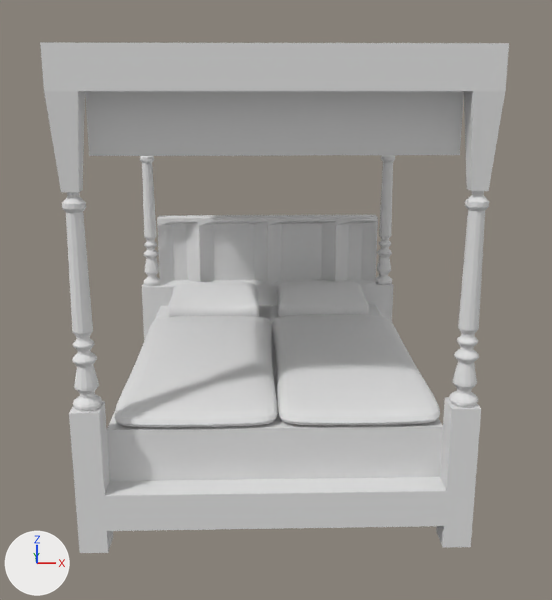
The Blender file PSMG_SS_2015_VGHS/Assets/3D/Bedroom/bed.blend, before and after one commit.
Camera for both pictures: a 50 mm camera at (-0.17, -3.58, 4.07) aimed at (0.05, 4.73, 1.8). Arrows for +X, +Y and +Z are at lower left; the lights stay in place.

In view in the first picture: 'Bett-Decke', 'Bettgestell', 'Bettpfosten', 'Kissen1', 'Kissen1.001', 'Kissen1.002', 'Kissen2'.
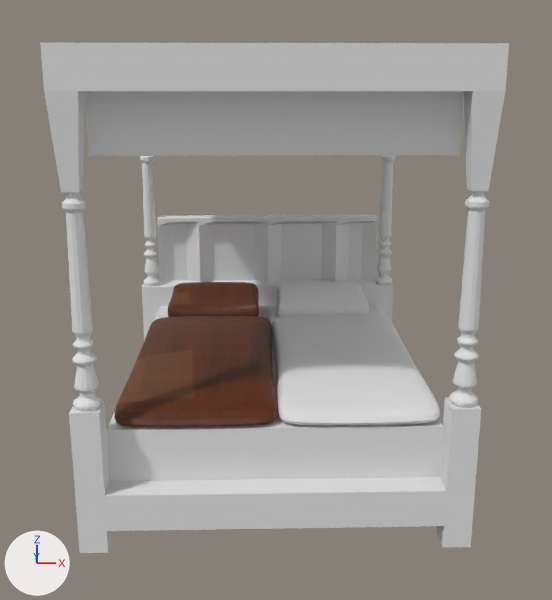
Location of each change, (x1, y1, x2, y2) in pixels of the pictures (552 x 600 px):
'Kissen1.001', recoloured, surface changed (white to brown)
    both: (114, 316, 278, 427)
'Kissen1', recoloured (white to brown)
    both: (167, 282, 259, 317)

The change, as a diff of the scene's bpy script:
```diff
--- a/PSMG_SS_2015_VGHS/Assets/3D/Bedroom/bed.blend.py
+++ b/PSMG_SS_2015_VGHS/Assets/3D/Bedroom/bed.blend.py
@@ img_bett_jpg @@
+img_bett_jpg = load_image('Bett.jpg', '../../../Blenderfiles/Schlafzimmer/Bett.jpg', 1024, 1024, 'sRGB')
@@ mat_bett_jpg @@
+mat_bett_jpg = principled_material('Bett.jpg')
+mat_bett_jpg.texture = img_bett_jpg
@@ me_cube_006 @@
 me_cube_006.from_pydata(...)  # 32 vertices, 30 faces; spans x -1.0..1.0, y -1.0..1.0, z -1.0..1.39
+me_cube_006.materials.append(mat_bett_jpg)  # picture img_bett_jpg
@@ me_cube_008 @@
 me_cube_008.from_pydata(...)  # 32 vertices, 30 faces; spans x -1.0..1.0, y -1.03..1.09, z -1.22..0.97
 # used by ob_kissen1_001; location = (-0.73, 4.3, 1.32); scale = (0.796, 1.52, 0.185)
+# me_cube_008 part 1: texture (UV) coordinates changed
+me_cube_008.materials.append(mat_bett_jpg)  # picture img_bett_jpg
```
